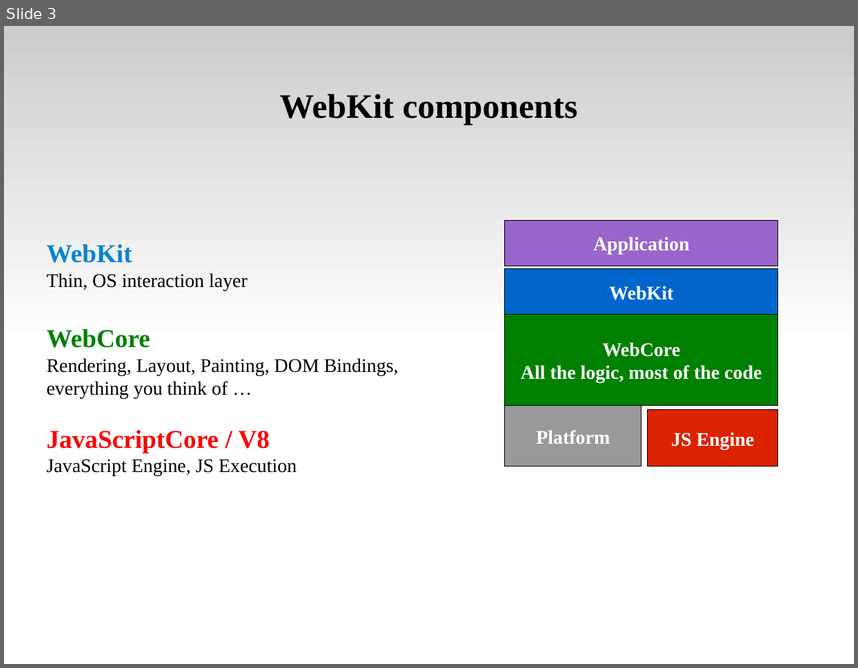
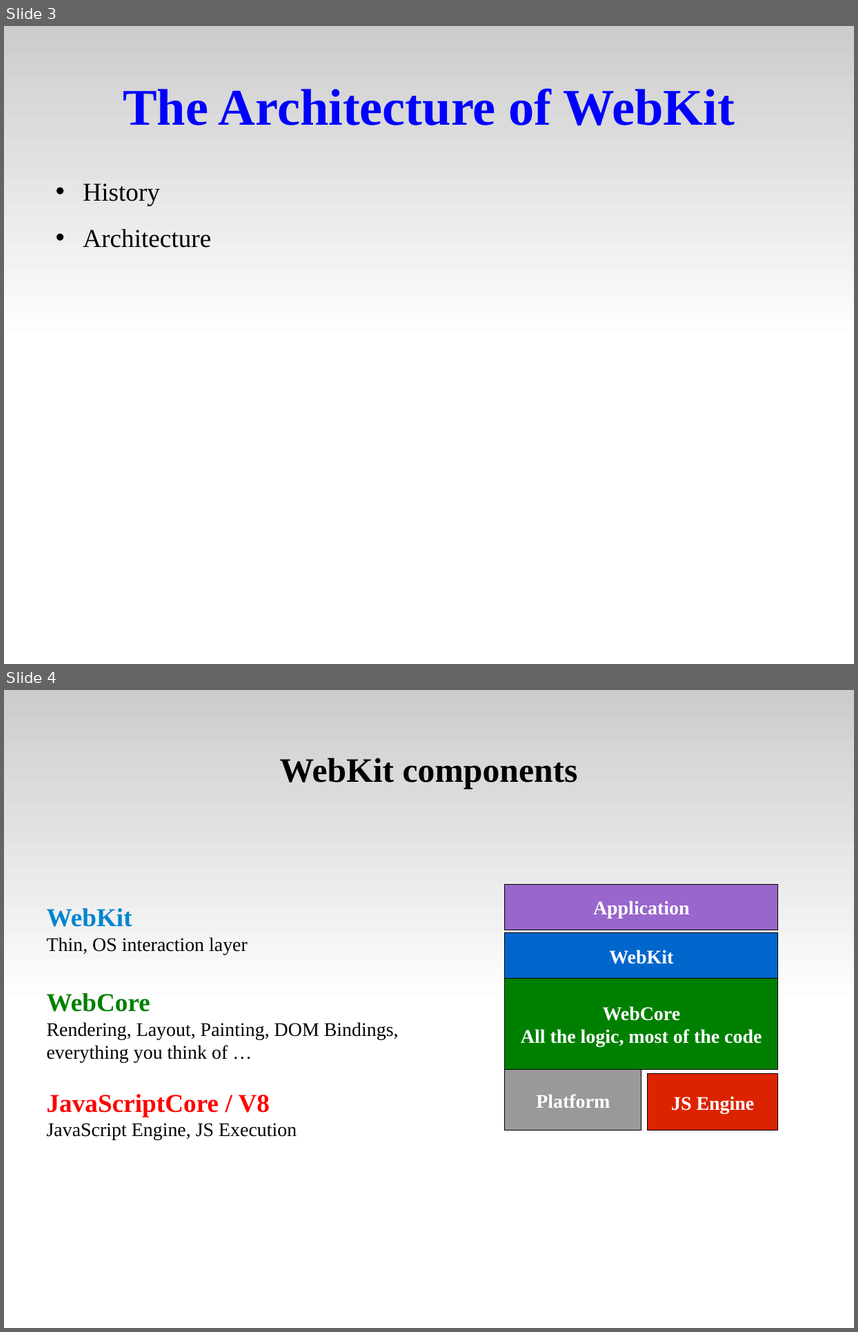
Before and after one commit to tsaicw/browser_research, a slide deck: WebKit/WebKit.odp. Shown one above the other, each under a label of ours: slide 3 before the commit, slides 3 and 4 after it. The pictures are 858x668 and 858x1332 pixels, drawn with LibreOffice and Linux fonts; fonts in the diff are those of the drawing. Boxes give left, top, right and bottom in pixels: in the first picture for what was removed or moved away, otherwise in the second. Text is boxed around its words. In the diff, an @@ line names an element or a change of style, - is before the commit and + after.

```diff
--- a/WebKit/WebKit.odp
+++ b/WebKit/WebKit.odp
@@ slide 3 added at [4, 26, 854, 664], background #FFFFFF; not listed: 1 template element that a slide beside it also shows @@
@@ title added at [123, 88, 735, 125], 48 pt, text #0000FF, bold @@
+The Architecture of WebKit
@@ text added at [83, 183, 211, 247], 24 pt, text #000000 @@
+• History
+• Architecture
@@ what was slide 3 is now slide 4 @@
```
Also in this commit, not shown: 7 slides changed, 1 other slide added, 3 slides removed.
